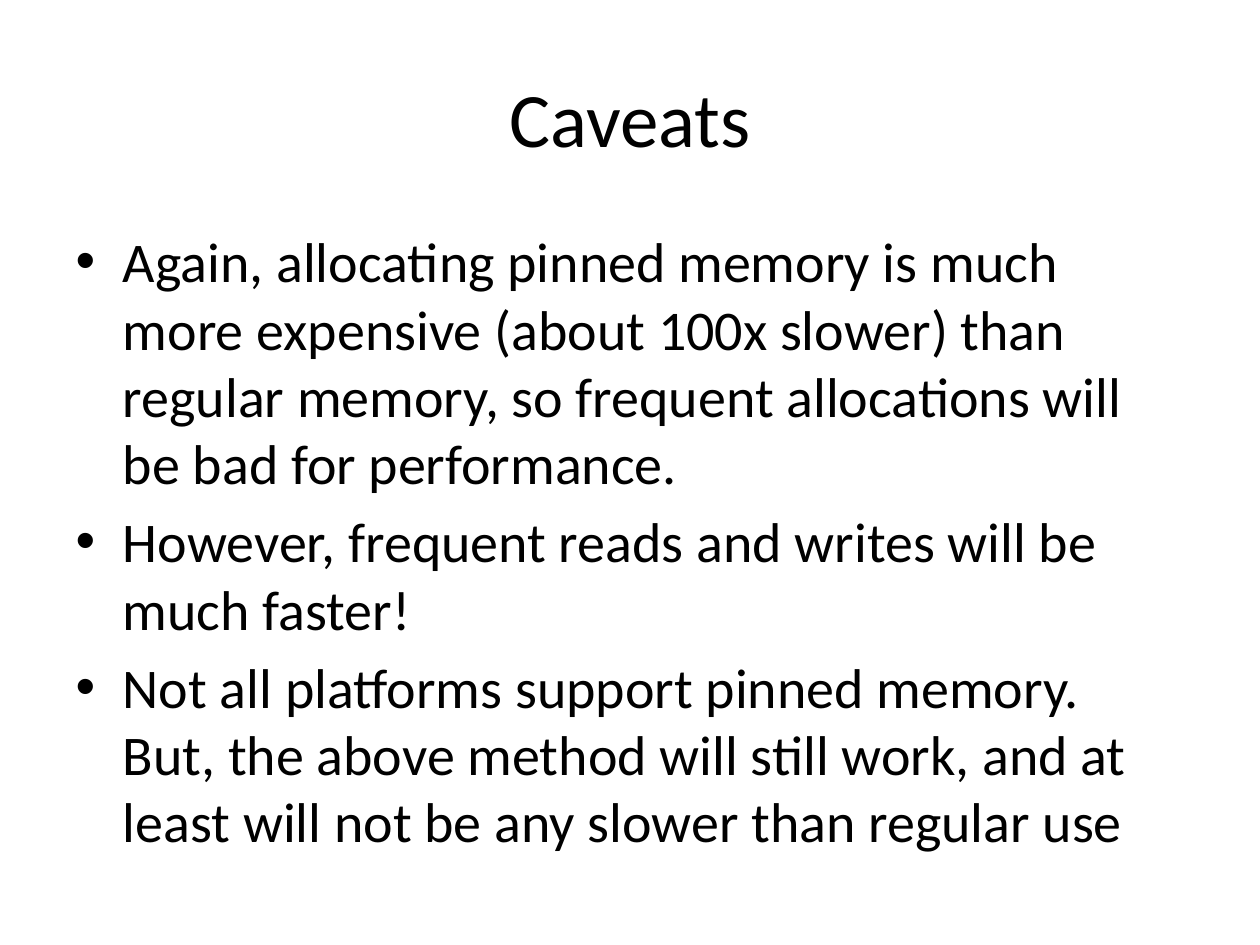
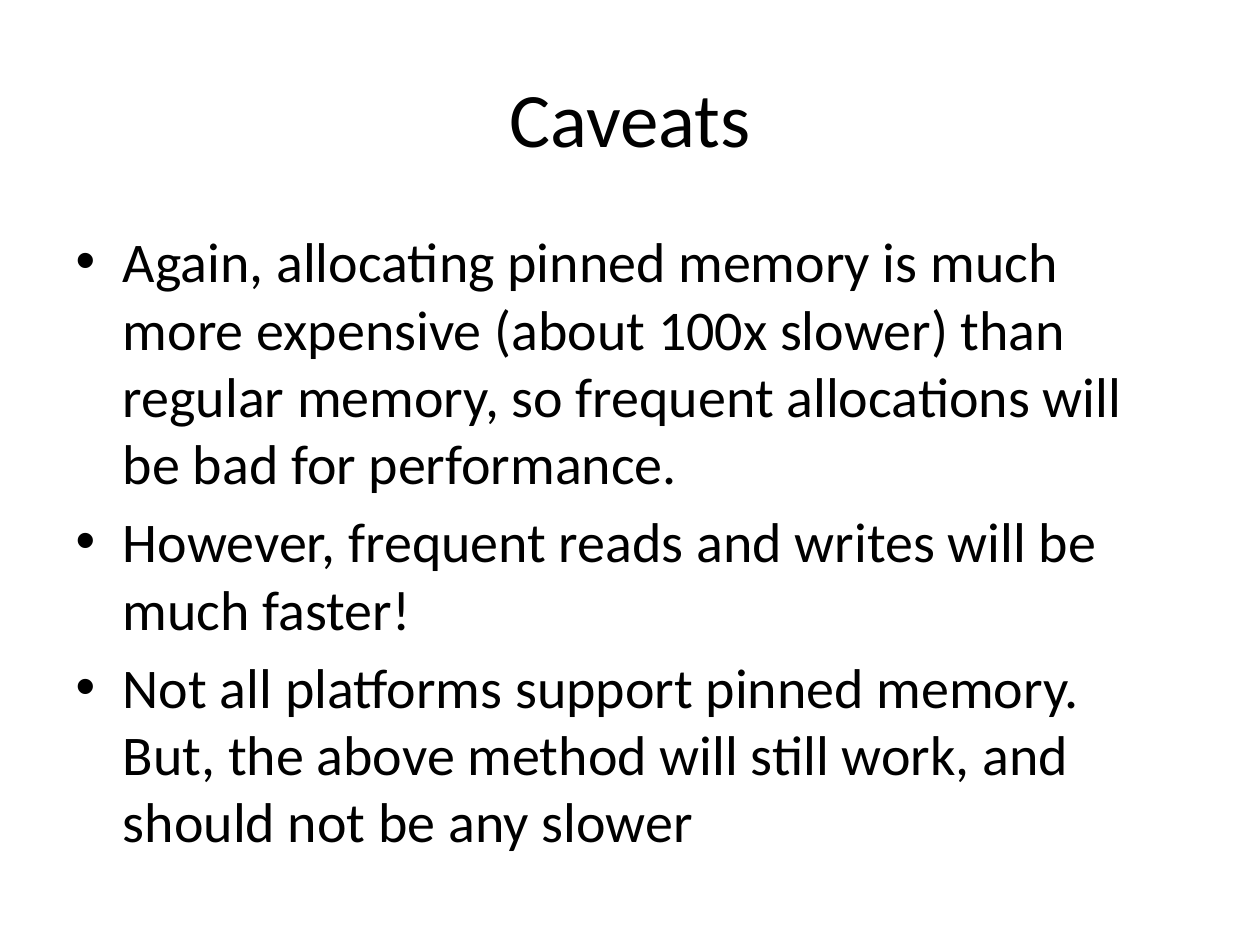
Before and after one commit to UoB-HPC/opencl-training-code, a slide deck: slide 17 of slides/advanced_part1.pptx. Drawn at 1260x945 pixels with LibreOffice and Linux fonts; fonts in the diff are those of the drawing. Boxes give left, top, right and bottom in pixels: in the first picture for what was removed or moved away, otherwise in the second. Text is boxed around its words. In the diff, an @@ line names an element or a change of style, - is before the commit and + after.

Commit message:
Updated pinned memory allocation description.

```diff
--- a/slides/advanced_part1.pptx
+++ b/slides/advanced_part1.pptx
@@ text at (123, 669, 1079, 851): text changed @@
-• Not all platforms support pinned memory. But, the above method will still work, and at least will not be any slower than regular use
+• Not all platforms support pinned memory. But, the above method will still work, and should not be any slower
```
Also in this commit, not shown: 1 other slide changed.
